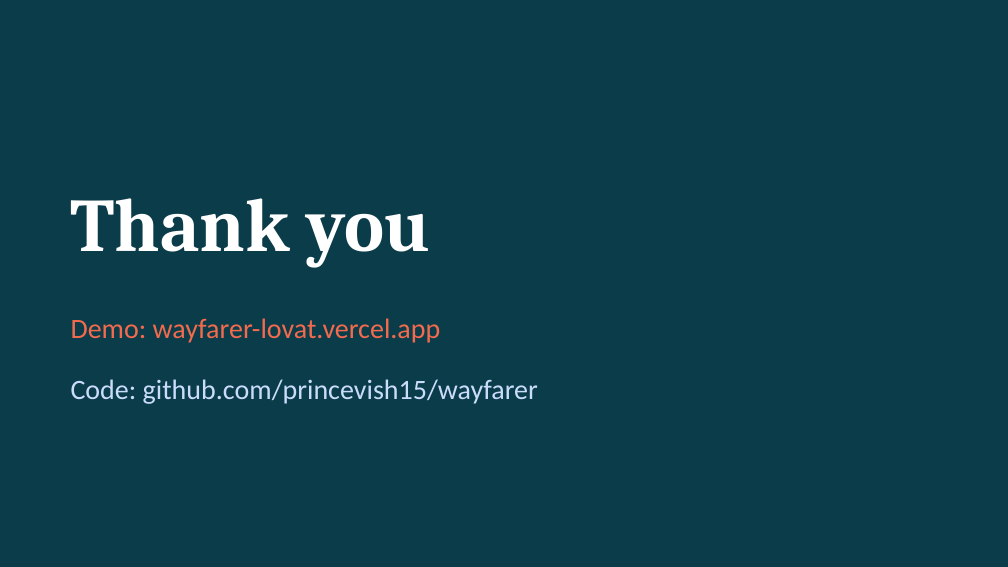
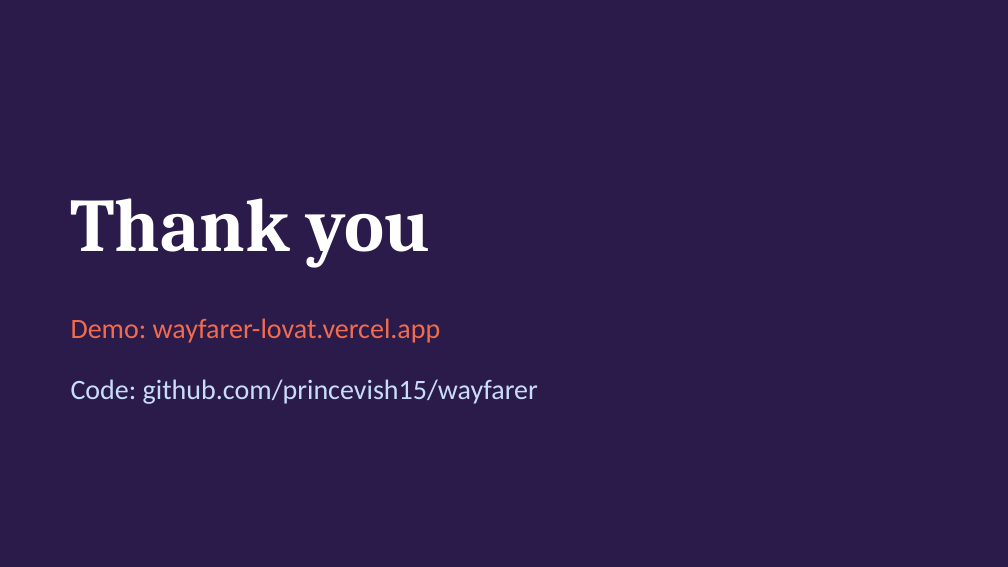
Before and after one commit to princevish15/wayfarer, a slide deck: slide 11 of docs/Wayfarer-Project-PPT.pptx. Drawn at 1008x567 pixels with LibreOffice and Linux fonts; fonts in the diff are those of the drawing; background and template pictures are left out. Boxes give left, top, right and bottom in pixels: in the first picture for what was removed or moved away, otherwise in the second. Text is boxed around its words. In the diff, an @@ line names an element or a change of style, - is before the commit and + after.

Commit message:
PPT: add images, new cover color

```diff
--- a/docs/Wayfarer-Project-PPT.pptx
+++ b/docs/Wayfarer-Project-PPT.pptx
@@ background #0B3C49 to picture (left out) @@
@@ rectangle added at [0,0,1008,566], fill #2B1B4A at 90% opacity, outline #2B1B4A 1 pt @@
```
Also in this commit, not shown: 4 other slides changed.
